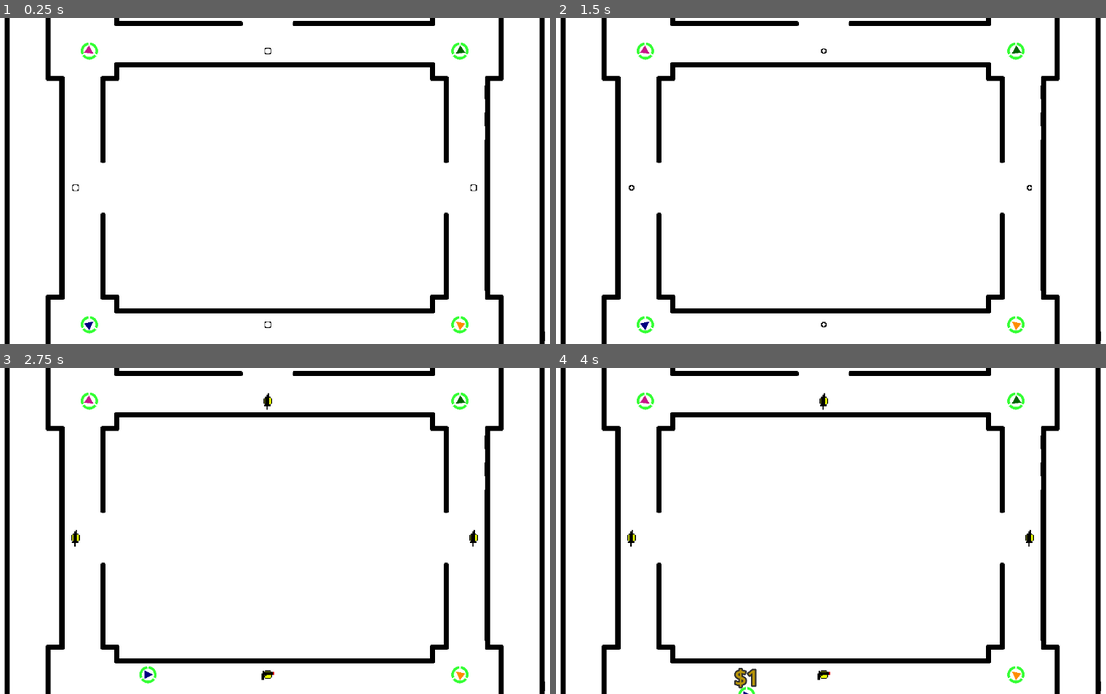
Above: before the commit, frames 1-4 (two rows, left to right).
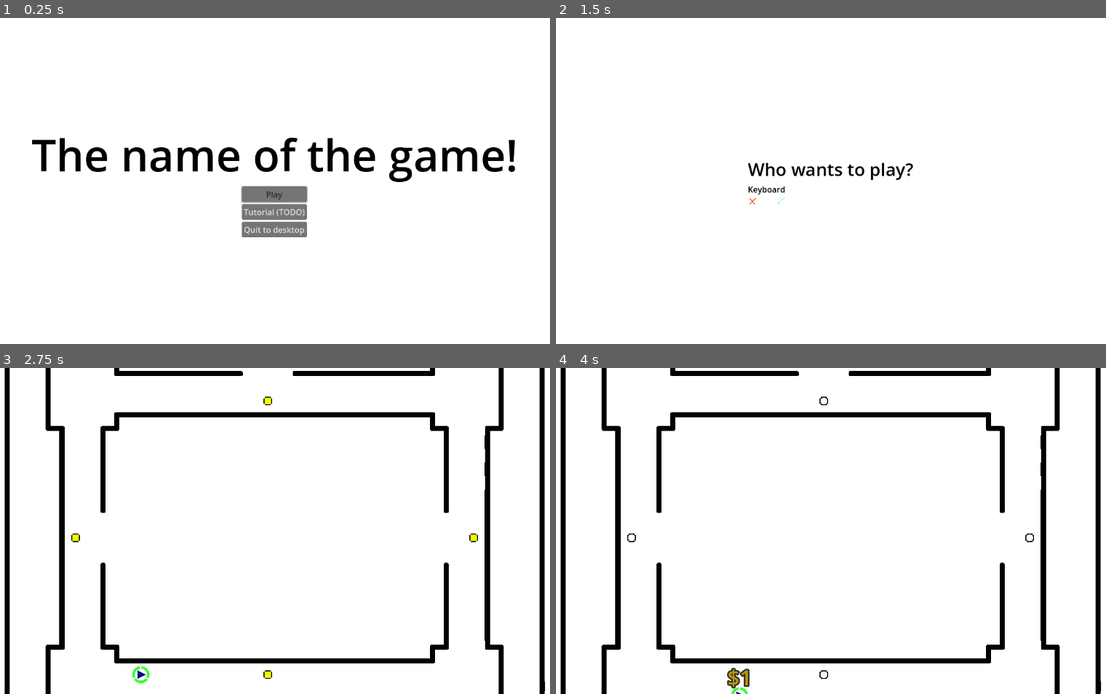
Above: after the commit, the same moments.

Repository: haihala/SGH-winter-jam-2025
Game: Godot game, scene res://menus/main_menu.tscn
Same seed, same stepped clock (60 frames per second), same inputs: the game is played once before the commit and once after it. Before the commit the project starts from res://level/world.tscn.
Inputs (mouse positions are in pixels of both pictures, inside the frame that each line leads up to):
- Up to frame 1 (0.25 s): no input
- Up to frame 2 (1.5 s): click (831, 210) at 0.5 s, where only the run after the commit has a clickable "Tutorial (TODO)"; click (831, 194) at 1.25 s, where only the run after the commit has a clickable "Play"
- Up to frame 3 (2.75 s): hold D (kb_right) from 2.03 s (still down); tap Space (kb_attack) at 2.1 s
- Up to frame 4 (4 s): release D (kb_right) at 2.78 s; hold S (kb_down) 2.78-3.53 s; tap Space (kb_attack) at 2.85, 3.8 s; hold D (kb_right) from 3.53 s (still down); tap E (kb_interact) at 3.6 s

The runs differ from the first frame. In frame 1, 13% of the frame differs, in the area x 0-100%, y 0-100%; in frame 2, 9.3%; in frame 3, 0.6%; in frame 4, 0.8%.

Commit message:
Add main menu and player selection

Diff:
--- /dev/null
+++ b/globals.gd
@@ -0,0 +1,3 @@
+class_name Globals
+
+static var player_handles: Array[int] = [-1, 0, 1]
--- a/level/setup_tile_map.gd
+++ b/level/setup_tile_map.gd
@@ -18,10 +18,12 @@
 			add_child(spawner)
 			erase_cell(coords)
 		elif td.get_custom_data("player_spawner"):
-			var player = player_prefab.instantiate()
-			player.player_index = player_indices[player_index]
-			player_index += 1
-			player.position = tile_position * scale
-			player.look_at(Vector2.ZERO)
-			get_tree().root.add_child.call_deferred(player)
 			erase_cell(coords)
+
+			if player_index < player_indices.size():
+				var player = player_prefab.instantiate()
+				player.player_index = player_indices[player_index]
+				player_index += 1
+				player.position = tile_position * scale
+				player.look_at(Vector2.ZERO)
+				get_tree().root.add_child.call_deferred(player)
--- a/level/world.gd
+++ b/level/world.gd
@@ -1,4 +1,5 @@
 extends Node2D
 
 func _ready():
-	$TileMapLayer.setup([-1, 0, 1, 2])
+	print(Globals.player_handles)
+	$TileMapLayer.setup(Globals.player_handles)
--- /dev/null
+++ b/menus/checkmark.tres
@@ -0,0 +1,7 @@
+[gd_resource type="AtlasTexture" load_steps=2 format=3 uid="uid://bhpd83vlchfp6"]
+
+[ext_resource type="Texture2D" uid="uid://qkl7pf5d2ldt" path="res://sprite_sheet.png" id="1_yr4c5"]
+
+[resource]
+atlas = ExtResource("1_yr4c5")
+region = Rect2(16, 64, 16, 16)
--- /dev/null
+++ b/menus/cross.tres
@@ -0,0 +1,7 @@
+[gd_resource type="AtlasTexture" load_steps=2 format=3 uid="uid://b5lg2fwtrdidw"]
+
+[ext_resource type="Texture2D" uid="uid://qkl7pf5d2ldt" path="res://sprite_sheet.png" id="1_p5kon"]
+
+[resource]
+atlas = ExtResource("1_p5kon")
+region = Rect2(0, 64, 16, 16)
--- /dev/null
+++ b/menus/device_select.gd
@@ -0,0 +1,28 @@
+extends Control
+
+var devices = {-1: false}
+
+func _ready() -> void:
+
+	for controller in Input.get_connected_joypads():
+		devices[controller] = false
+
+	var selector_prefab = load("res://menus/device_selector.tscn")
+	for dev in devices:
+		var selector = selector_prefab.instantiate()
+		selector.setup(dev, self)
+		$Layout/DeviceContainer.add_child(selector)
+
+func selection_update(device, value) -> void:
+	devices[device] = value
+
+func start_game() -> void:
+	var players: Array[int] = []
+	for dev in devices:
+		if devices[dev]:
+			players.push_back(dev)
+	Globals.player_handles = players
+	get_tree().change_scene_to_file("res://level/world.tscn")
+
+func return_to_main_menu() -> void:
+	get_tree().change_scene_to_file("res://menus/main_menu.tscn")
--- /dev/null
+++ b/menus/device_select.tscn
@@ -0,0 +1,40 @@
+[gd_scene load_steps=3 format=3 uid="uid://dljlt8l5pnj6y"]
+
+[ext_resource type="Script" path="res://menus/device_select.gd" id="1_xakli"]
+
+[sub_resource type="LabelSettings" id="LabelSettings_xw5ru"]
+font_size = 35
+font_color = Color(0, 0, 0, 1)
+
+[node name="Device select" type="Control"]
+layout_mode = 3
+anchors_preset = 15
+anchor_right = 1.0
+anchor_bottom = 1.0
+grow_horizontal = 2
+grow_vertical = 2
+script = ExtResource("1_xakli")
+
+[node name="Layout" type="VBoxContainer" parent="."]
+layout_direction = 2
+layout_mode = 1
+anchors_preset = 8
+anchor_left = 0.5
+anchor_top = 0.5
+anchor_right = 0.5
+anchor_bottom = 0.5
+offset_left = -0.5
+offset_top = -11.5
+offset_right = 0.5
+offset_bottom = 11.5
+grow_horizontal = 2
+grow_vertical = 2
+
+[node name="Label" type="Label" parent="Layout"]
+layout_mode = 2
+text = "Who wants to play?"
+label_settings = SubResource("LabelSettings_xw5ru")
+
+[node name="DeviceContainer" type="HBoxContainer" parent="Layout"]
+layout_mode = 2
+theme_override_constants/separation = 50
--- /dev/null
+++ b/menus/device_selector.gd
@@ -0,0 +1,55 @@
+extends VBoxContainer
+
+var device: int
+var container: Node
+var selected = false
+
+func setup(dev, cont) -> void:
+	device = dev
+	container = cont
+
+	if dev >= 0:
+		$Label.text = "Controller %s" % (dev + 1)
+	set_state(false)
+
+func _process(_delta: float) -> void:
+	if Input.is_action_just_pressed("ui_cancel"):
+		container.return_to_main_menu()
+
+	if device >= 0:
+		return
+
+	# Keyboard events
+	if Input.is_action_just_pressed("kb_left"):
+		set_state(false)
+	elif Input.is_action_just_pressed("kb_right"):
+		set_state(true)
+	elif Input.is_action_just_pressed("kb_attack"):
+		container.start_game()
+
+
+func _input(event: InputEvent) -> void:
+	if device != event.device || event.is_echo():
+		return
+
+	# Gamepad events, can't use ui_accept or keyboard controls controller 0
+	if Input.is_action_pressed("joy_left"):
+		set_state(false)
+	elif Input.is_action_pressed("joy_right"):
+		set_state(true)
+	elif Input.is_action_pressed("joy_attack"):
+		container.start_game()
+
+func set_state(new_state):
+	selected = new_state
+	container.selection_update(device, selected)
+
+	var selected_index = int(selected)
+	for child_index in range(2):
+		var child = $Icons.get_child(child_index)
+		if selected_index == child_index:
+			child.modulate.a = 1.0
+			child.scale = Vector2(1.0, 1.0)
+		else:
+			child.modulate.a = 0.5
+			child.scale = Vector2(0.6, 0.6)
--- /dev/null
+++ b/menus/device_selector.tscn
@@ -0,0 +1,43 @@
+[gd_scene load_steps=6 format=3 uid="uid://b2by12q5mq0u0"]
+
+[ext_resource type="Theme" uid="uid://ck8eyctgeg42k" path="res://theme.tres" id="1_04gjd"]
+[ext_resource type="Script" path="res://menus/device_selector.gd" id="1_bc145"]
+[ext_resource type="Texture2D" uid="uid://b5lg2fwtrdidw" path="res://menus/cross.tres" id="3_x3sht"]
+[ext_resource type="Texture2D" uid="uid://bhpd83vlchfp6" path="res://menus/checkmark.tres" id="4_xc3n4"]
+
+[sub_resource type="LabelSettings" id="LabelSettings_quesk"]
+font_color = Color(0, 0, 0, 1)
+
+[node name="Device selector" type="VBoxContainer"]
+anchors_preset = 8
+anchor_left = 0.5
+anchor_top = 0.5
+anchor_right = 0.5
+anchor_bottom = 0.5
+offset_left = -37.0
+offset_top = -25.5
+offset_right = 37.0
+offset_bottom = 25.5
+grow_horizontal = 2
+grow_vertical = 2
+alignment = 1
+script = ExtResource("1_bc145")
+
+[node name="Label" type="Label" parent="."]
+layout_mode = 2
+theme = ExtResource("1_04gjd")
+text = "Keyboard"
+label_settings = SubResource("LabelSettings_quesk")
+
+[node name="Icons" type="HBoxContainer" parent="."]
+layout_mode = 2
+theme_override_constants/separation = 40
+alignment = 1
+
+[node name="No" type="TextureRect" parent="Icons"]
+layout_mode = 2
+texture = ExtResource("3_x3sht")
+
+[node name="Yes" type="TextureRect" parent="Icons"]
+layout_mode = 2
+texture = ExtResource("4_xc3n4")
--- /dev/null
+++ b/menus/main_menu.gd
@@ -0,0 +1,10 @@
+extends Control
+
+func go_to_controller_select() -> void:
+	get_tree().change_scene_to_file("res://menus/device_select.tscn")
+
+func go_to_tutorial() -> void:
+	pass
+
+func quit_to_desktop() -> void:
+	get_tree().quit()
--- /dev/null
+++ b/menus/main_menu.tscn
@@ -0,0 +1,65 @@
+[gd_scene load_steps=5 format=3 uid="uid://ciuikg4bnh26l"]
+
+[ext_resource type="Script" path="res://menus/play_button.gd" id="1_7626g"]
+[ext_resource type="Theme" uid="uid://ck8eyctgeg42k" path="res://theme.tres" id="1_iq0p2"]
+[ext_resource type="Script" path="res://menus/main_menu.gd" id="1_yv2m5"]
+
+[sub_resource type="LabelSettings" id="LabelSettings_xw5ru"]
+font_size = 87
+font_color = Color(0, 0, 0, 1)
+
+[node name="Main menu" type="Control"]
+layout_mode = 3
+anchors_preset = 15
+anchor_right = 1.0
+anchor_bottom = 1.0
+grow_horizontal = 2
+grow_vertical = 2
+script = ExtResource("1_yv2m5")
+
+[node name="Container" type="VBoxContainer" parent="."]
+layout_direction = 2
+layout_mode = 1
+anchors_preset = 8
+anchor_left = 0.5
+anchor_top = 0.5
+anchor_right = 0.5
+anchor_bottom = 0.5
+offset_left = -0.5
+offset_top = -11.5
+offset_right = 0.5
+offset_bottom = 11.5
+grow_horizontal = 2
+grow_vertical = 2
+
+[node name="Label" type="Label" parent="Container"]
+layout_mode = 2
+text = "The name of the game!"
+label_settings = SubResource("LabelSettings_xw5ru")
+
+[node name="Button container" type="VBoxContainer" parent="Container"]
+layout_direction = 2
+layout_mode = 2
+size_flags_horizontal = 4
+
+[node name="Play button" type="Button" parent="Container/Button container"]
+layout_mode = 2
+theme = ExtResource("1_iq0p2")
+text = "Play
+"
+script = ExtResource("1_7626g")
+
+[node name="Tutorial button" type="Button" parent="Container/Button container"]
+layout_mode = 2
+theme = ExtResource("1_iq0p2")
+text = "Tutorial (TODO)"
+
+[node name="Quit button" type="Button" parent="Container/Button container"]
+layout_mode = 2
+theme = ExtResource("1_iq0p2")
+text = "Quit to desktop
+"
+
+[connection signal="pressed" from="Container/Button container/Play button" to="." method="go_to_controller_select"]
+[connection signal="pressed" from="Container/Button container/Tutorial button" to="." method="go_to_tutorial"]
+[connection signal="pressed" from="Container/Button container/Quit button" to="." method="quit_to_desktop"]
--- /dev/null
+++ b/menus/play_button.gd
@@ -0,0 +1,6 @@
+extends Button
+
+
+# Called when the node enters the scene tree for the first time.
+func _ready() -> void:
+	grab_focus()
--- a/project.godot
+++ b/project.godot
@@ -11,7 +11,7 @@
 [application]
 
 config/name="SGH-winter-jam-2025"
-run/main_scene="res://level/world.tscn"
+run/main_scene="res://menus/main_menu.tscn"
 config/features=PackedStringArray("4.3", "Forward Plus")
 config/icon="res://player/icon.svg"
 
@@ -22,6 +22,20 @@
 
 [input]
 
+ui_accept={
+"deadzone": 0.5,
+"events": [Object(InputEventKey,"resource_local_to_scene":false,"resource_name":"","device":0,"window_id":0,"alt_pressed":false,"shift_pressed":false,"ctrl_pressed":false,"meta_pressed":false,"pressed":false,"keycode":4194309,"physical_keycode":0,"key_label":0,"unicode":0,"location":0,"echo":false,"script":null)
+, Object(InputEventKey,"resource_local_to_scene":false,"resource_name":"","device":0,"window_id":0,"alt_pressed":false,"shift_pressed":false,"ctrl_pressed":false,"meta_pressed":false,"pressed":false,"keycode":4194310,"physical_keycode":0,"key_label":0,"unicode":0,"location":0,"echo":false,"script":null)
+, Object(InputEventKey,"resource_local_to_scene":false,"resource_name":"","device":0,"window_id":0,"alt_pressed":false,"shift_pressed":false,"ctrl_pressed":false,"meta_pressed":false,"pressed":false,"keycode":32,"physical_keycode":0,"key_label":0,"unicode":32,"location":0,"echo":false,"script":null)
+, Object(InputEventJoypadButton,"resource_local_to_scene":false,"resource_name":"","device":-1,"button_index":0,"pressure":0.0,"pressed":true,"script":null)
+]
+}
+ui_cancel={
+"deadzone": 0.5,
+"events": [Object(InputEventKey,"resource_local_to_scene":false,"resource_name":"","device":0,"window_id":0,"alt_pressed":false,"shift_pressed":false,"ctrl_pressed":false,"meta_pressed":false,"pressed":false,"keycode":4194305,"physical_keycode":0,"key_label":0,"unicode":0,"location":0,"echo":false,"script":null)
+, Object(InputEventJoypadButton,"resource_local_to_scene":false,"resource_name":"","device":-1,"button_index":1,"pressure":0.0,"pressed":true,"script":null)
+]
+}
 joy_interact={
 "deadzone": 0.5,
 "events": [Object(InputEventJoypadButton,"resource_local_to_scene":false,"resource_name":"","device":-1,"button_index":1,"pressure":0.0,"pressed":true,"script":null)
--- a/theme.tres
+++ b/theme.tres
@@ -1,3 +1,5 @@
 [gd_resource type="Theme" format=3 uid="uid://ck8eyctgeg42k"]
 
 [resource]
+Button/colors/font_focus_color = Color(0.176419, 0.176419, 0.176419, 1)
+Button/colors/font_hover_color = Color(0, 0, 0, 1)
Binary file changed: sprite_sheet.png
Not shown, changed: sprite_sheet.png~
